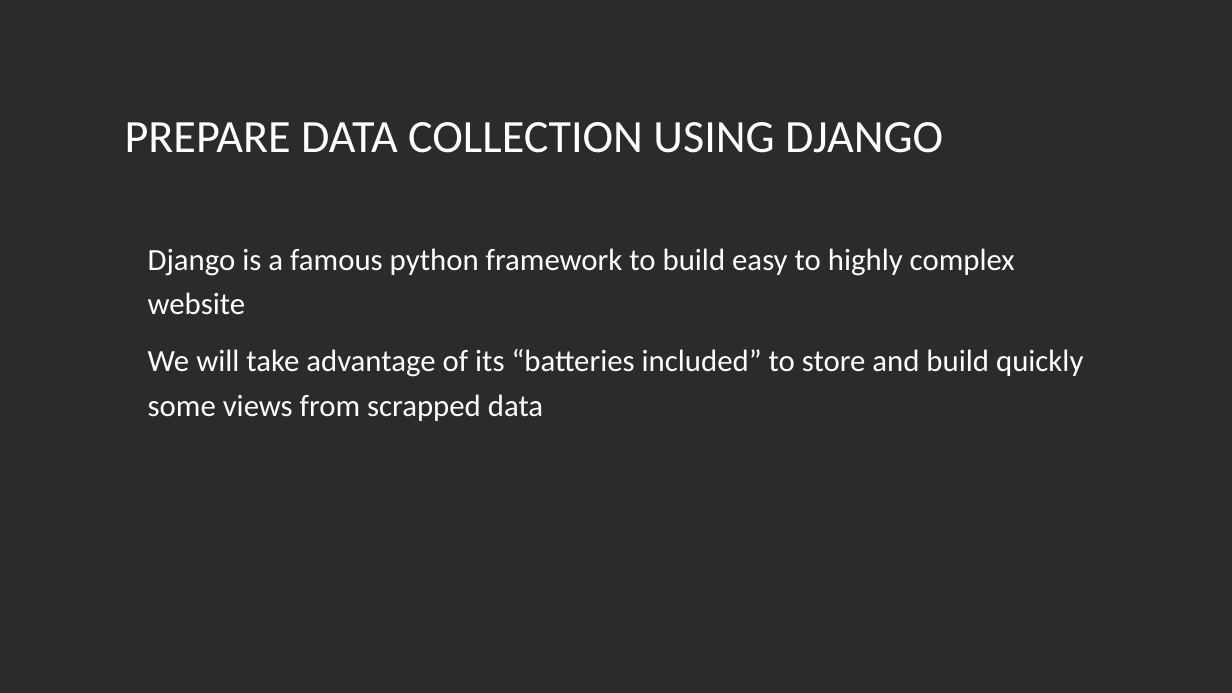
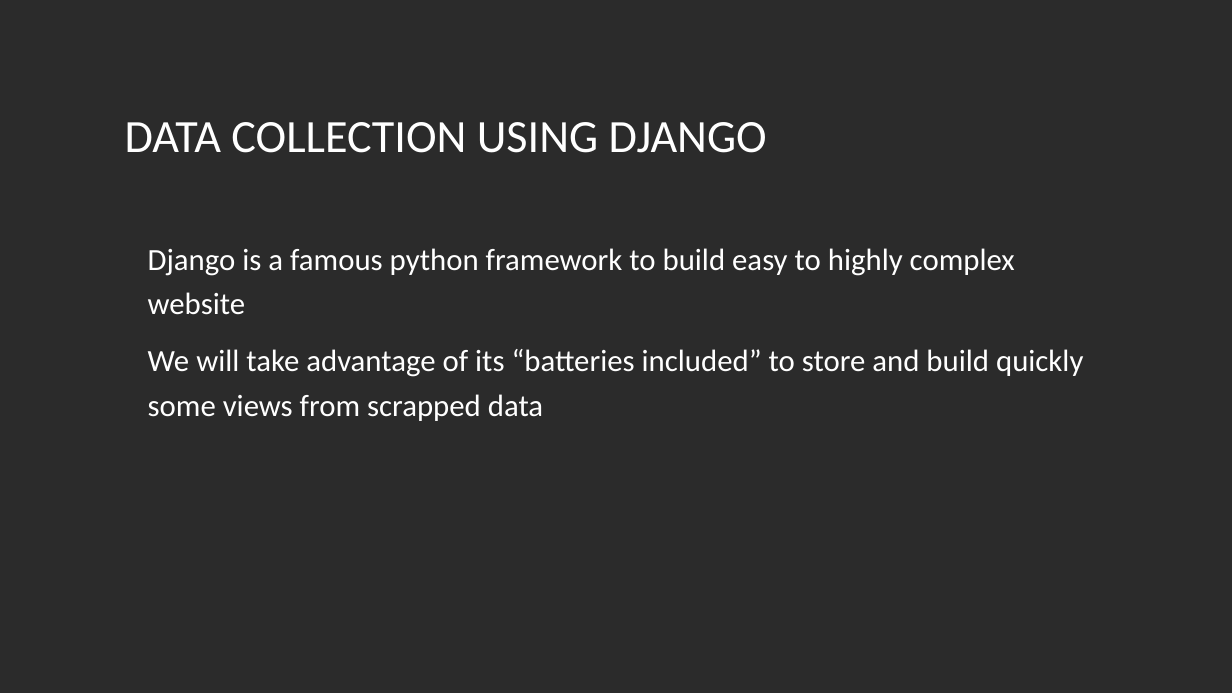
Before and after one commit to nam4dev/web_scraping_presentation, a slide deck: slide 15 of presentation/webscrapping_presentation.odp (slide 14 before the commit). Drawn at 1232x693 pixels with LibreOffice and Linux fonts; fonts in the diff are those of the drawing; background and template pictures are left out; a plain dark background stands for a picture behind light text. Boxes give left, top, right and bottom in pixels: in the first picture for what was removed or moved away, otherwise in the second. Text is boxed around its words. In the diff, an @@ line names an element or a change of style, - is before the commit and + after.

```diff
--- a/presentation/webscrapping_presentation.odp
+++ b/presentation/webscrapping_presentation.odp
@@ title at (x1=125, y1=122, x2=767, y2=153): text changed @@
-PREPARE DATA COLLECTION USING DJANGO
+DATA COLLECTION USING DJANGO
```
Also in this commit, not shown: 9 other slides changed, 3 slides added, 13 other files.
